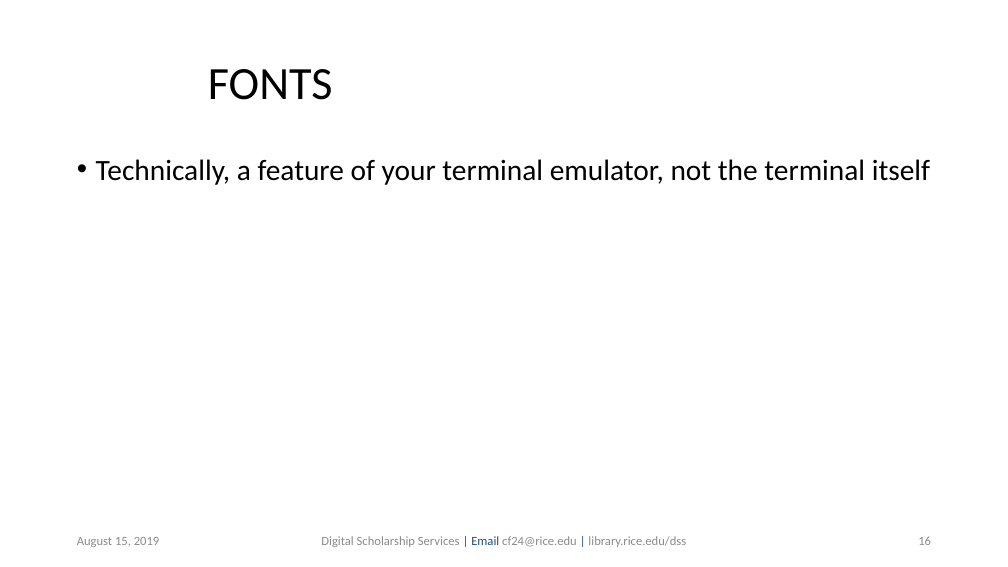
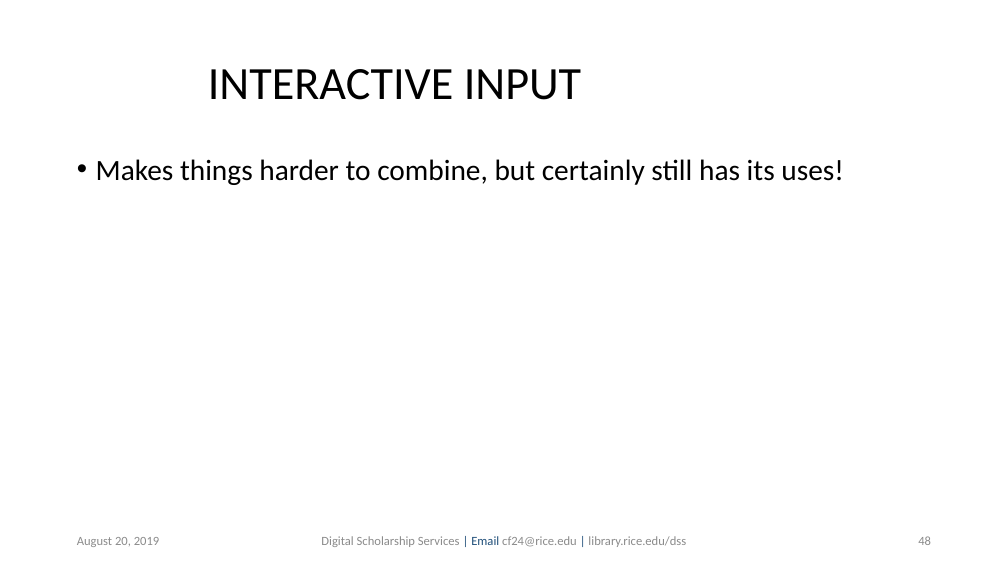
Before and after one commit to bakitybacon/rice-data-and-donuts, a slide deck: slide 48 of bash/Introduction to Bash.pptx (slide 16 before the commit). Drawn at 1008x567 pixels with LibreOffice and Linux fonts; fonts in the diff are those of the drawing; background and template pictures are left out. Boxes give left, top, right and bottom in pixels: in the first picture for what was removed or moved away, otherwise in the second. Text is boxed around its words. In the diff, an @@ line names an element or a change of style, - is before the commit and + after.

```diff
--- a/bash/Introduction to Bash.pptx
+++ b/bash/Introduction to Bash.pptx
@@ title at (x1=208, y1=69, x2=581, y2=100): text changed @@
-FONTS
+INTERACTIVE INPUT
@@ text at (x1=96, y1=159, x2=844, y2=185): text changed @@
-• Technically, a feature of your terminal emulator, not the terminal itself
+• Makes things harder to combine, but certainly still has its uses!
@@ text at (x1=77, y1=537, x2=160, y2=547): text changed @@
-August 15, 2019
+August 20, 2019
@@ page number at (x1=918, y1=536, x2=931, y2=545): text changed @@
-16
+48
```
Also in this commit, not shown: 41 other slides changed, 6 slides added, 1 slide removed.
